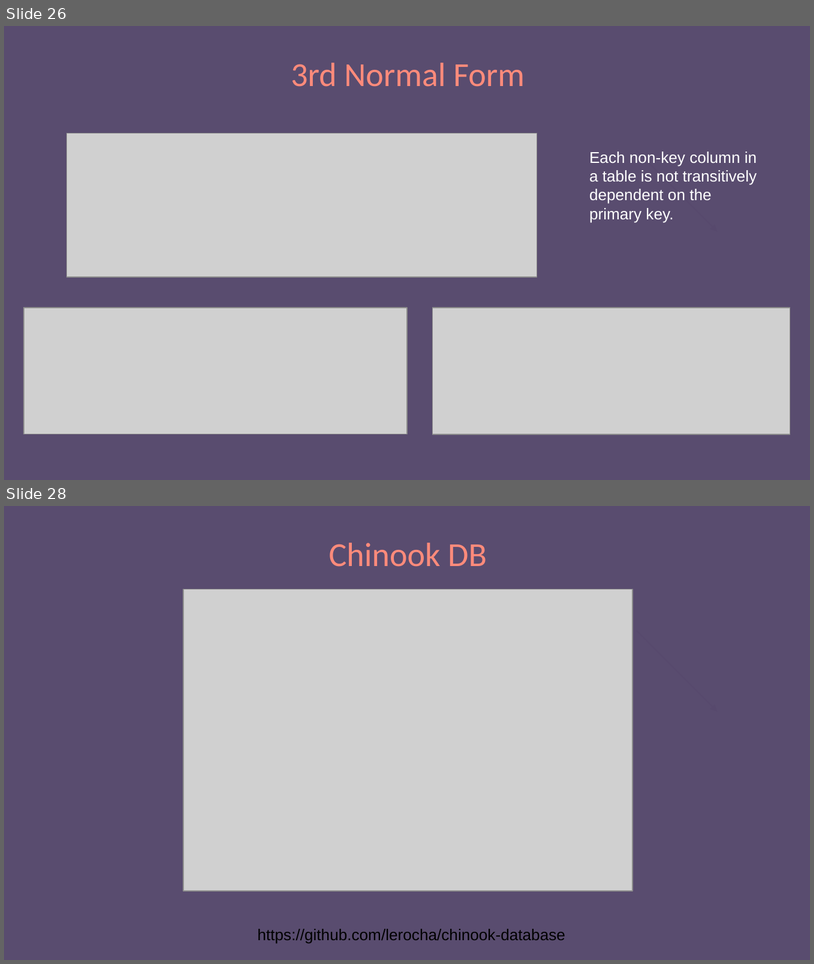
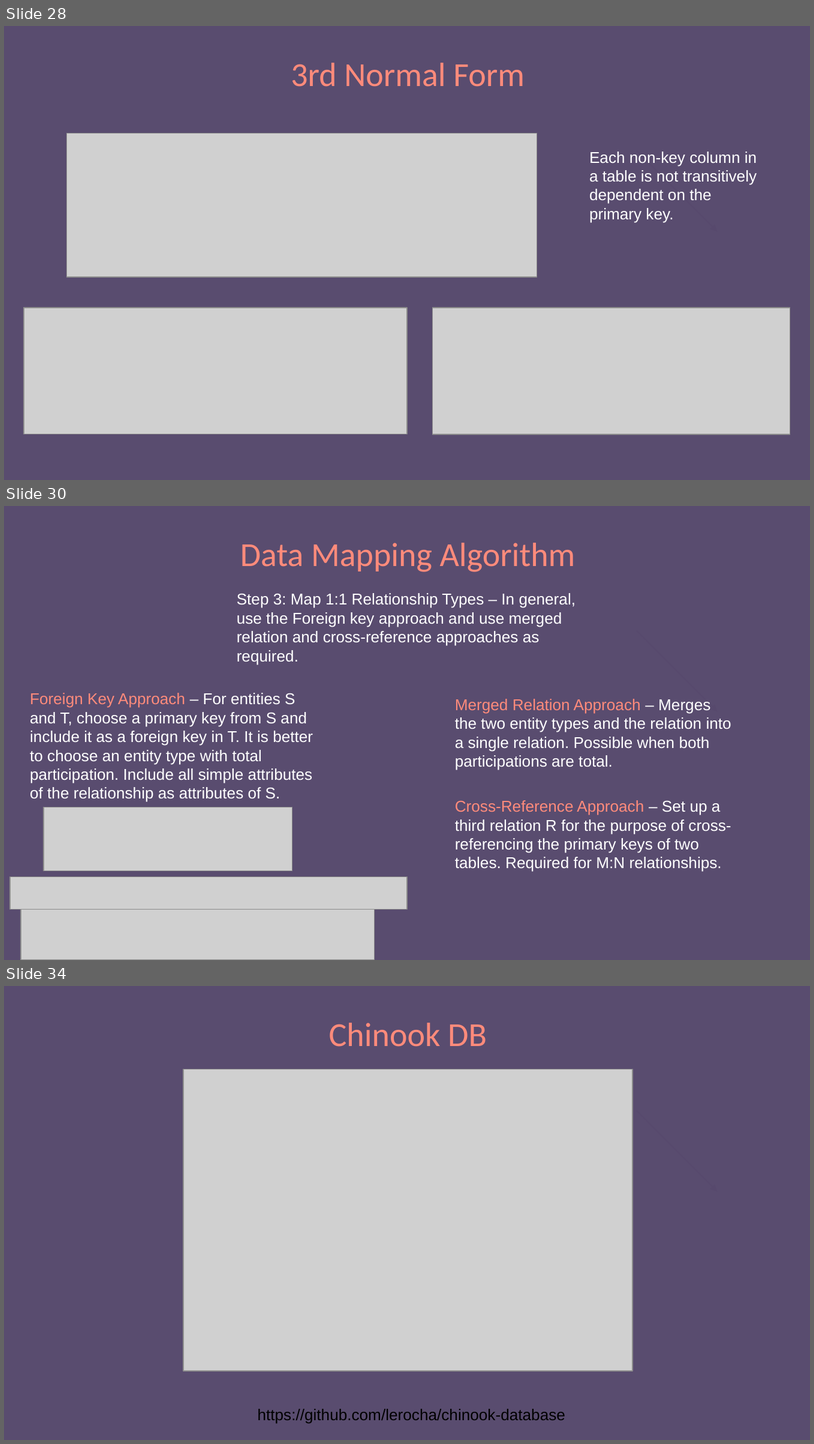
Before and after one commit to 250407-NET-FS/other-trainer-code, a slide deck: Resources-Notes-Ppts/SQL/SQL.pptx. Shown one above the other, each under a label of ours: slides 26 and 28 before the commit, slides 28, 30 and 34 after it; the slides between them are not shown. The pictures are 814x964 and 814x1444 pixels, drawn with LibreOffice and Linux fonts; fonts in the diff are those of the drawing; grey boxes stand for pictures. Boxes give left, top, right and bottom in pixels: in the first picture for what was removed or moved away, otherwise in the second. Text is boxed around its words. In the diff, an @@ line names an element or a change of style, - is before the commit and + after.

```diff
--- a/Resources-Notes-Ppts/SQL/SQL.pptx
+++ b/Resources-Notes-Ppts/SQL/SQL.pptx
@@ slide 30 added at bbox=[4, 506, 810, 960], background #594C6F @@
@@ title added at bbox=[240, 543, 576, 572], 30 pt, text #FF8B7B @@
+Data Mapping Algorithm
@@ text added at bbox=[237, 593, 576, 664], 14 pt, text #FFFFFF @@
+Step 3: Map 1:1 Relationship Types – In general, use the Foreign key approach and use merged relation and cross-reference approaches as required.
@@ arrow added from (637, 631) to (717, 712), #57496D 0.75 pt @@
@@ text added at bbox=[30, 693, 313, 802], 14 pt, text #FFFFFF @@
+Foreign Key Approach – For entities S and T, choose a primary key from S and include it as a foreign key in T. It is better to choose an entity type with total participation. Include all simple attributes of the relationship as attributes of S.
@@ text added at bbox=[455, 699, 732, 770], 14 pt, text #FFFFFF @@
+Merged Relation Approach – Merges the two entity types and the relation into a single relation. Possible when both participations are total.
@@ picture added at bbox=[44, 807, 292, 870] @@
@@ text added at bbox=[455, 800, 731, 871], 14 pt, text #FFFFFF @@
+Cross-Reference Approach – Set up a third relation R for the purpose of cross-referencing the primary keys of two tables. Required for M:N relationships.
@@ picture added at bbox=[11, 876, 407, 909] @@
@@ picture added at bbox=[21, 904, 375, 960] @@
@@ what was slide 26 is now slide 28 @@
@@ what was slide 28 is now slide 34 @@
```
Also in this commit, not shown: 2 slides changed, 5 other slides added.
